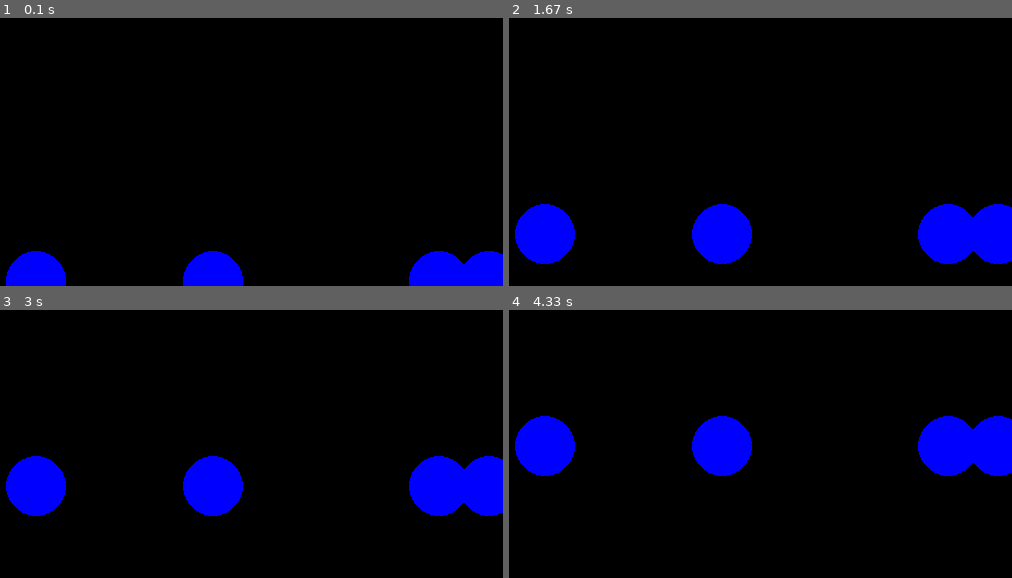
Above: before the commit, frames 1-4 (two rows, left to right).
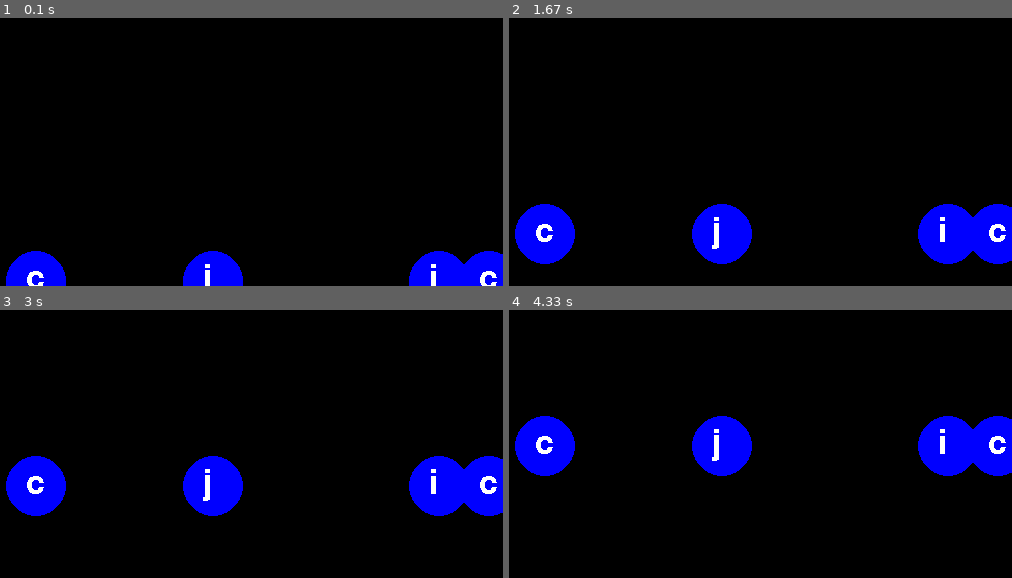
Above: after the commit, the same moments.

Repository: haydenpereira/youngwonks
Game: pygame game, started from OOPS/Balloon_game.py
Two runs of this game, one before a commit and one after it. Both use one fixed random seed, a clock stepped at 60 frames per second and the inputs below.
Inputs:
- Up to frame 1 (0.1 s): no input
- Up to frame 2 (1.67 s): tap Enter at 0.33 s
- Up to frame 3 (3 s): no input
- Up to frame 4 (4.33 s): no input

The runs differ from the first frame. In frame 1, 0.4% of the frame differs, in the area x 5-99%, y 91-100%; in frame 2, 0.4%, in the area x 5-99%, y 74-87%; in frame 3, 0.4%; in frame 4, 0.4%.

Commit message:
Update Balloon_game.py

Diff:
--- a/OOPS/Balloon_game.py
+++ b/OOPS/Balloon_game.py
@@ -7,6 +7,10 @@
 green = (0,255,0)
 blue = (0,0,255)
 white = (255,255,255)
+def text(msg,x,y,color,size):
+    font_object = pygame.font.SysFont('Lobster',size)
+    message_object = font_object.render(msg,False,color)
+    screen.blit(message_object,(x,y))
 class Balloon:
     radius = 30
     def __init__(self,x,y):
@@ -15,6 +19,7 @@
         self.letter = chr(random.randint(97,122))
     def draw(self):
         pygame.draw.circle(screen,blue,(self.x,self.y),self.radius)
+        text(self.letter,self.x - 10,self.y - 20,white,50)
     def move(self):
         self.y -= 0.5
         if self.y <= 0:
@@ -28,8 +33,11 @@
     for i in balloon_list:
         i.draw()
         i.move()
-    for event in pygame.event.get():
-        if event.type == QUIT:
-            pygame.quit()
-            quit()
+        for event in pygame.event.get():
+            if event.type == KEYDOWN:
+                if event.key ==  i.letter:
+                    balloon_list.remove(i)
+            if event.type == QUIT:
+                pygame.quit()
+                quit()
     pygame.display.update()
